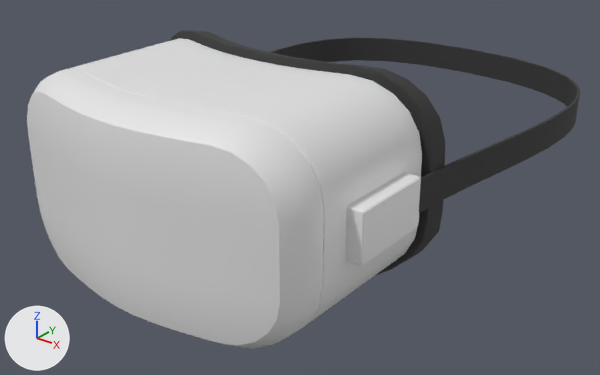
The Blender file VR_Googles.blend: old version first, new version second.
Both versions are drawn from a 50 mm camera at (3.05, -4.88, 1.89) aimed at (-0.07, -0.93, -0.4). Arrows for +X, +Y and +Z are at lower left; the lights stay in place.

Before the edit, the objects in view are built like this:
```python
me_cube_005 = bpy.data.meshes.new('Cube.005')
me_cube_005.from_pydata(...)  # 3408 vertices, 3277 faces; spans x -1.22..1.22, y -2.54..1.23, z -0.68..0.64
me_cube_005.polygons.foreach_set('use_smooth', [True] * 3277)
# faces by material slot: [1615, 1662]
me_cube_005.materials.append(mat_vr_white)  # white #e7e7e7
me_cube_005.materials.append(mat_vr_black)  # black #363636
ob_vr_googles = bpy.data.objects.new('VR Googles', me_cube_005)
ob_vr_googles.location = (0.0, 0.0, 0.0)
```
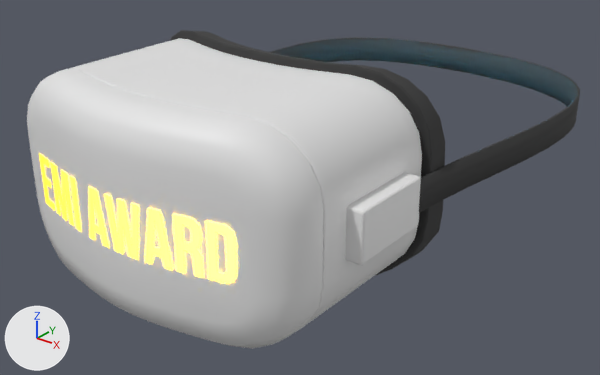
Where the newer file only moved an object's origin or applied its transform, the numbers keep the older frame.

Boxes [x1, y1, x2, y2] around the edits, measured in the pictures (600 x 375 px):
part 1 of me_cube_005, added (yellow): after [39, 154, 236, 283]
part 2 of me_cube_005, surface changed: [31, 37, 579, 347] in both

What changed in the scene script:
```text
Add img_emi_text_png:
    img_emi_text_png = load_image('emi-text.png', '_unpacked/emi-text.png', 656, 137, 'sRGB')
Add mat_vr_screen:
    mat_vr_screen = principled_material('VR_Screen')
    mat_vr_screen.base_color = (0.8, 0.8, 0.8)  # white #e7e7e7
    mat_vr_screen.emission_color = (0.125, 0.66, 1.0)  # cyan #63d4ff
    mat_vr_screen.emission_strength = 20.0
Add mat_vr_text:
    mat_vr_text = bpy.data.materials.new('VR_Text')
    # colours: yellow #bd9317, black #3f3f3f, white #ffffff
    # uses the picture img_emi_text_png
Change me_cube_005:
    used by ob_vr_googles; location = (0.0, 0.0, 0.0)
    remove me_cube_005.from_pydata(...)  # 3408 vertices, 3277 faces; spans x -1.22..1.22, y -2.54..1.23, z -0.68..0.64
    add me_cube_005.from_pydata(...)  # 3460 vertices, 3301 faces; spans x -1.22..1.22, y -2.55..1.23, z -0.68..0.64
    me_cube_005 part 1: a new loose piece of 52 vertices spanning x -0.77..0.77, y -2.55..-2.41, z -0.34..0.31, in mat_vr_text
    me_cube_005 part 2: 3271 kept faces spanning x -1.22..1.22, y -2.54..1.23, z -0.68..0.64 get new texture (UV) coordinates
    add me_cube_005.materials.append(mat_vr_text)
    add me_cube_005.materials.append(mat_vr_screen)  # white #e7e7e7
```
